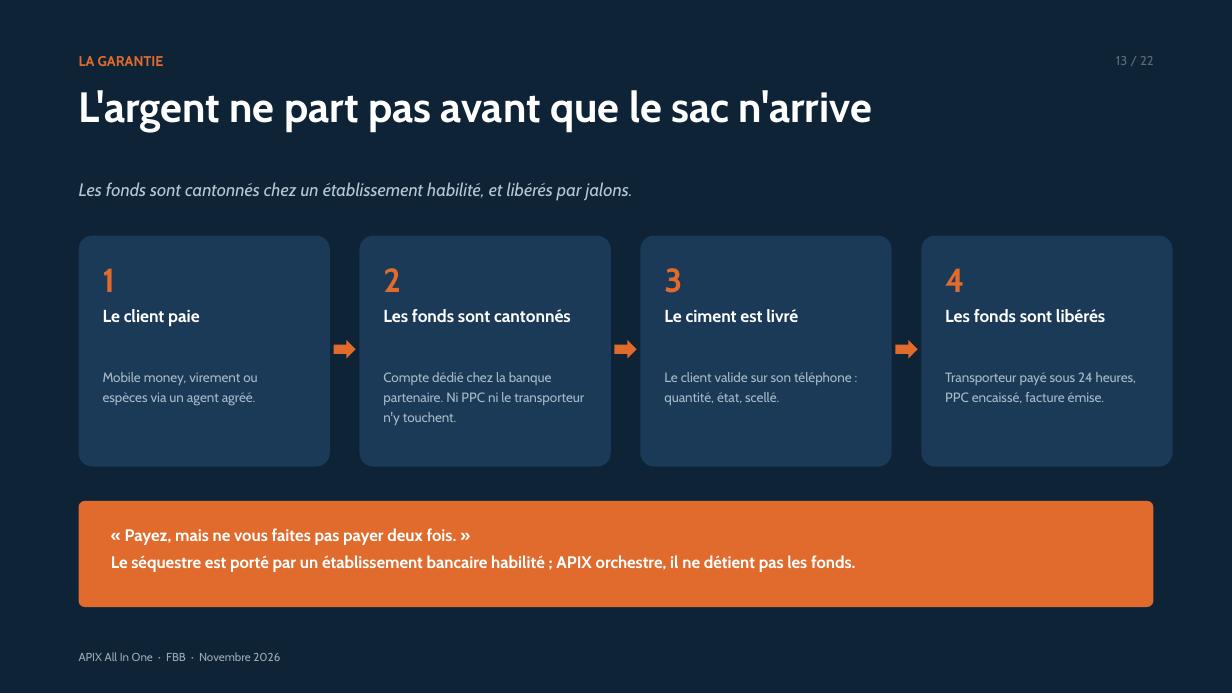
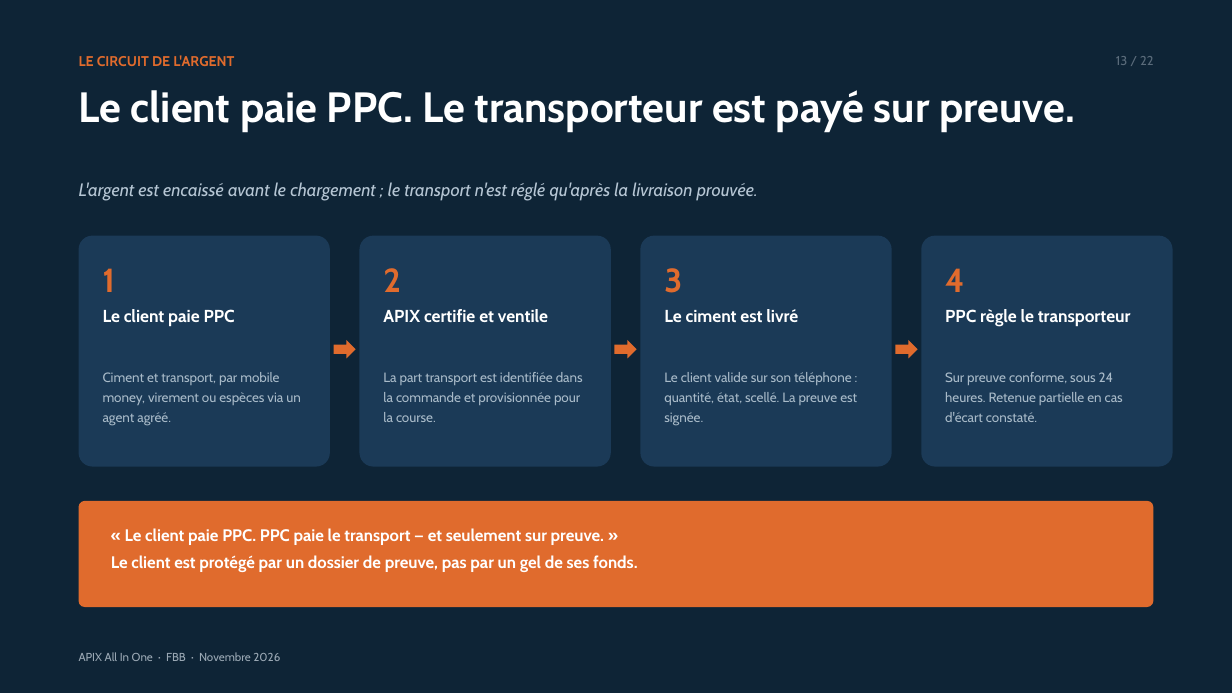
Before and after one commit to dilevembamu12/fbb-ppc-apix, a slide deck: slide 13 of dist/pptx/APIX-All-In-One-Presentation-PPC.pptx. Drawn at 1232x693 pixels with LibreOffice and Linux fonts; fonts in the diff are those of the drawing. Boxes give left, top, right and bottom in pixels: in the first picture for what was removed or moved away, otherwise in the second. Text is boxed around its words. In the diff, an @@ line names an element or a change of style, - is before the commit and + after.

```diff
--- a/dist/pptx/APIX-All-In-One-Presentation-PPC.pptx
+++ b/dist/pptx/APIX-All-In-One-Presentation-PPC.pptx
@@ text at [79, 55, 234, 66]: text changed @@
-LA GARANTIE
+LE CIRCUIT DE L'ARGENT
@@ text at [79, 90, 1075, 132]: text changed @@
-L'argent ne part pas avant que le sac n'arrive
+Le client paie PPC. Le transporteur est payé sur preuve.
@@ text at [79, 182, 758, 201]: text changed @@
-Les fonds sont cantonnés chez un établissement habilité, et libérés par jalons.
+L'argent est encaissé avant le chargement ; le transport n'est réglé qu'après la livraison prouvée.
@@ text at [103, 309, 235, 327]: text changed @@
-Le client paie
+Le client paie PPC
@@ text at [383, 309, 548, 322]: text changed @@
-Les fonds sont cantonnés
+APIX certifie et ventile
@@ text at [945, 309, 1131, 327]: text changed @@
-Les fonds sont libérés
+PPC règle le transporteur
@@ text at [103, 372, 301, 426]: text changed @@
-Mobile money, virement ou espèces via un agent agréé.
+Ciment et transport, par mobile money, virement ou espèces via un agent agréé.
@@ text at [383, 372, 583, 422]: text changed @@
-Compte dédié chez la banque partenaire. Ni PPC ni le transporteur n'y touchent.
+La part transport est identifiée dans la commande et provisionnée pour la course.
@@ text at [664, 372, 857, 426]: text changed @@
-Le client valide sur son téléphone : quantité, état, scellé.
+Le client valide sur son téléphone : quantité, état, scellé. La preuve est signée.
@@ text at [945, 372, 1123, 422]: text changed @@
-Transporteur payé sous 24 heures, PPC encaissé, facture émise.
+Sur preuve conforme, sous 24 heures. Retenue partielle en cas d'écart constaté.
@@ text at [111, 528, 638, 572]: text changed @@
-« Payez, mais ne vous faites pas payer deux fois. »
-Le séquestre est porté par un établissement bancaire habilité ; APIX orchestre, il ne détient pas les fonds.
+« Le client paie PPC. PPC paie le transport — et seulement sur preuve. »
+Le client est protégé par un dossier de preuve, pas par un gel de ses fonds.
```
Also in this commit, not shown: 3 other slides changed, 23 other files.
